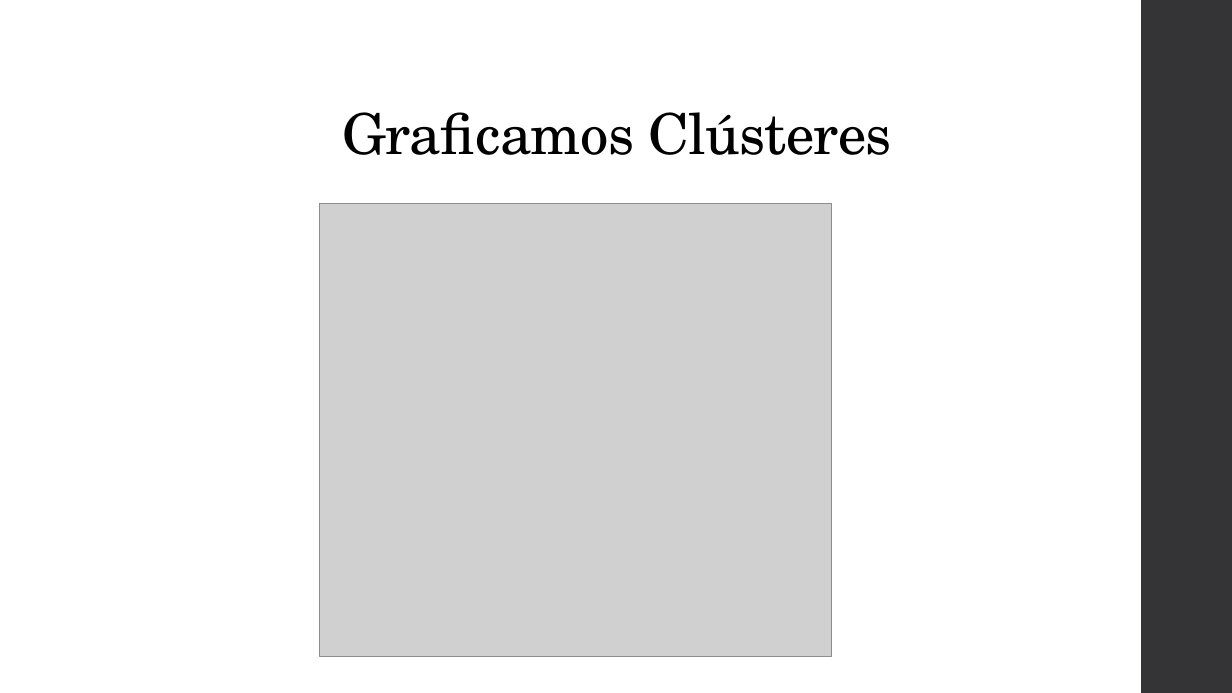
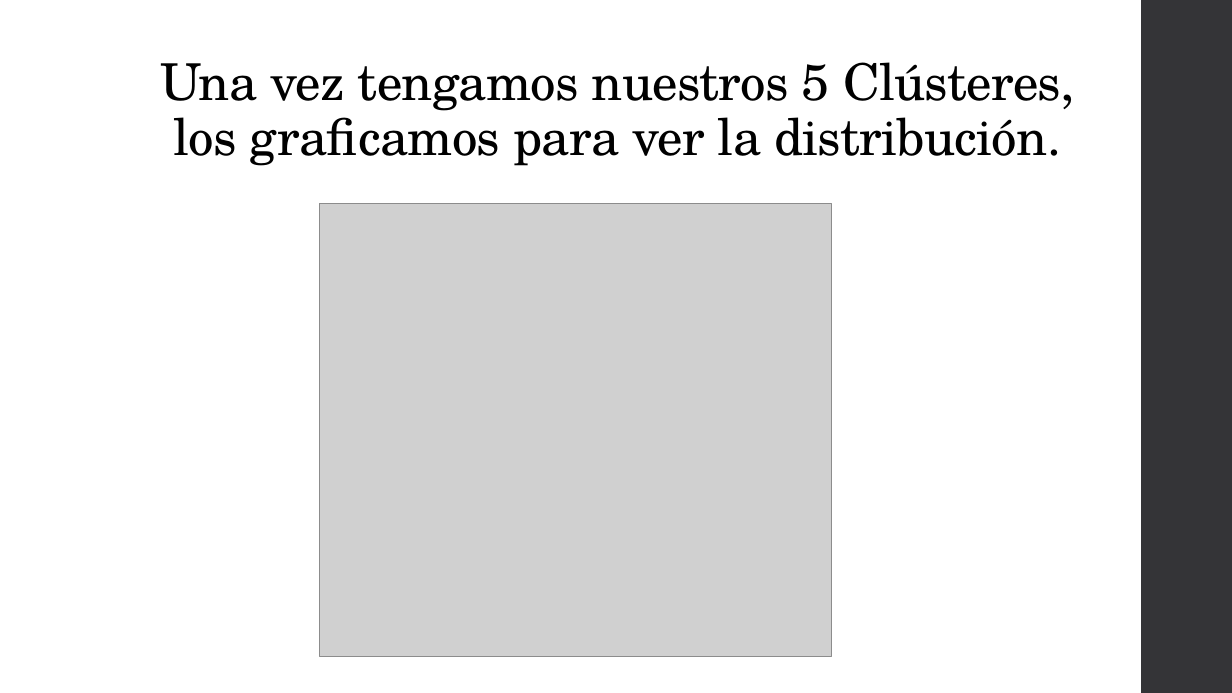
Before and after one commit to Sergioc2020/Coursera_Capstone, a slide deck: slide 9 of Proyecto Capstone - La Batalla de los Vecindarios.pptx. Drawn at 1232x693 pixels with LibreOffice and Linux fonts; fonts in the diff are those of the drawing; grey boxes stand for pictures. Boxes give left, top, right and bottom in pixels: in the first picture for what was removed or moved away, otherwise in the second. Text is boxed around its words. In the diff, an @@ line names an element or a change of style, - is before the commit and + after.

```diff
--- a/Proyecto Capstone - La Batalla de los Vecindarios.pptx
+++ b/Proyecto Capstone - La Batalla de los Vecindarios.pptx
@@ title at [160,62,1075,166]: text changed; size 44 to 39.6 pt @@
-Graficamos Clústeres
+Una vez tengamos nuestros 5 Clústeres, los graficamos para ver la distribución.
```
Also in this commit, not shown: 8 other slides changed.
